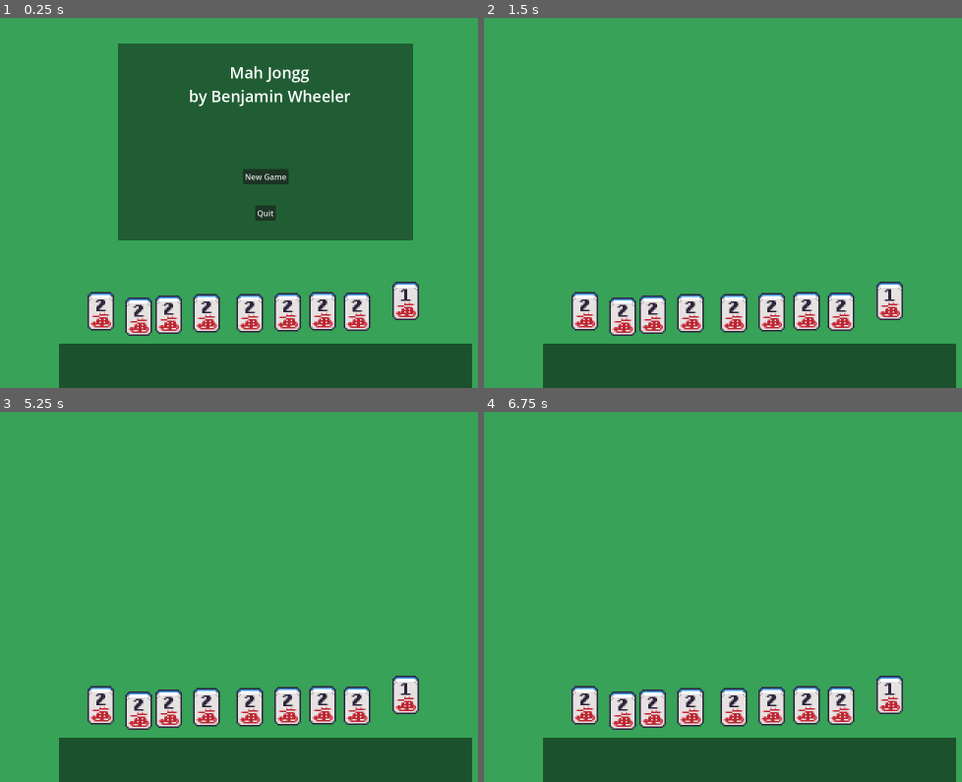
Above: before the commit, frames 1-4 (two rows, left to right).
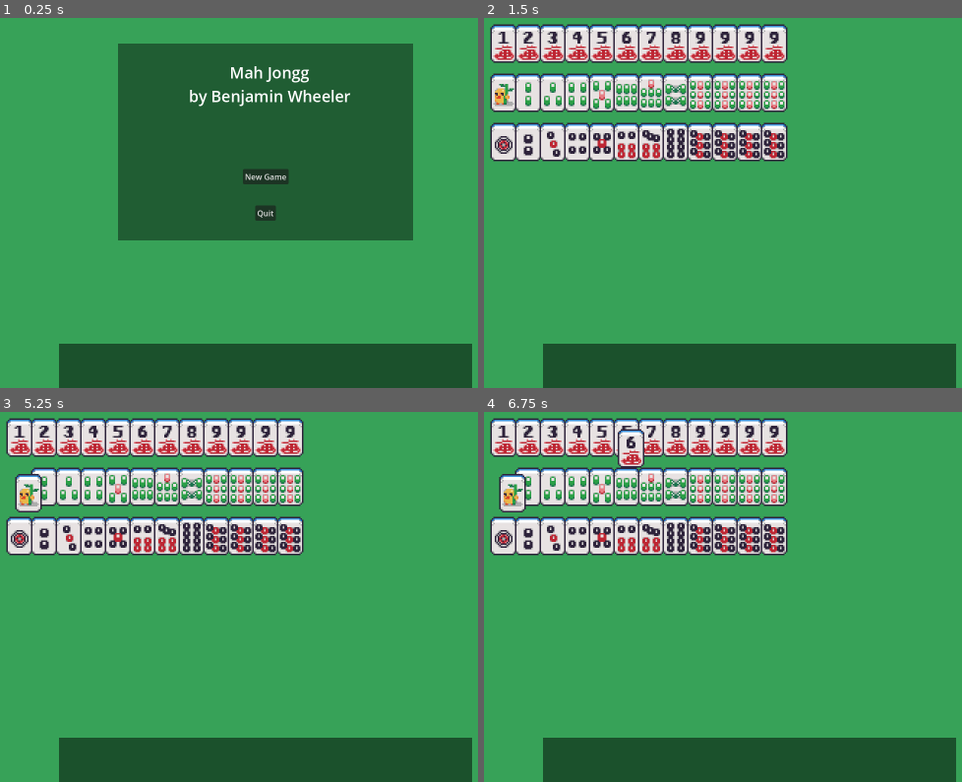
Above: after the commit, the same moments.

Repository: benjamin051000/Mahjongg
Game: Godot game, scene res://mahjongg.tscn
Two runs of this game, one before a commit and one after it. Both use one fixed random seed, a clock stepped at 60 frames per second and the inputs below.
Inputs (mouse positions are in pixels of both pictures, inside the frame that each line leads up to):
- Up to frame 1 (0.25 s): no input
- Up to frame 2 (1.5 s): click "New Game" at 0.5 s; tap Enter at 1.25 s; move the mouse to (923, 143) at 1.27 s; click (923, 143) at 1.35 s
- Up to frame 3 (5.25 s): tap Space at 2, 3.5, 5 s; move the mouse to (109, 582) at 2.02 s; click (109, 582) at 2.1 s; tap Enter at 2.75, 4.25 s; move the mouse to (344, 463) at 2.77 s; click (344, 463) at 2.85 s; move the mouse to (224, 648) at 3.52 s; click (224, 648) at 3.6 s; move the mouse to (outside the picture) at 4.27 s; click (outside the picture) at 4.35 s; move the mouse to (28, 493) at 5.02 s; click (28, 493) at 5.1 s
- Up to frame 4 (6.75 s): move the mouse to (789, 560) at 5.77 s; click (789, 560) at 5.85 s; move the mouse to (632, 449) at 6.52 s; click (632, 449) at 6.6 s

The runs differ from the first frame. In frame 1, 5.2% of the frame differs, in the area x 18-88%, y 71-86%; in frame 2, 24%, in the area x 1-88%, y 1-86%; in frame 3, 24%; in frame 4, 24%.

Commit message:
programatically instantiates tiles in arbitrary positions! TODO fix the god-awful suits array that is duplicated between files before it causes a bug that takes me all day to fix.

Diff:
--- a/mahjongg.gd
+++ b/mahjongg.gd
@@ -1,7 +1,16 @@
 extends Node
 
 func spawn_tiles():
-	pass
+	var tile_scene = preload("res://tile.tscn")
+	const suits = ["crak", "boo", "dot"]  # TODO BUG TERRIBLE! THIS IS NOT SHARED WITH ONE IN mahjongg.gd!!!
+	for suit in suits:
+		for value in 9:
+			for i in 4:  # Four of each tile
+				var tile = tile_scene.instantiate()
+				tile.suit = suit
+				tile.value = value
+				tile.position = Vector2(300 + 50 * (value + i), 200 + 100 * suits.find(suit))
+				add_child(tile)
 
 # Called when the node enters the scene tree for the first time.
 func _ready():
--- a/mahjongg.tscn
+++ b/mahjongg.tscn
@@ -1,7 +1,6 @@
-[gd_scene load_steps=5 format=3 uid="uid://n6kvqq1jqvt8"]
+[gd_scene load_steps=4 format=3 uid="uid://n6kvqq1jqvt8"]
 
 [ext_resource type="Script" path="res://mahjongg.gd" id="1_a3hdb"]
-[ext_resource type="PackedScene" uid="uid://cc1i1xvom5elb" path="res://tile.tscn" id="1_u8cfa"]
 [ext_resource type="PackedScene" uid="uid://c8vea6e7sskb5" path="res://hand.tscn" id="2_0raqi"]
 [ext_resource type="PackedScene" uid="uid://c0nbsm2vp3yub" path="res://titlescreen.tscn" id="4_bf3qt"]
 
@@ -22,48 +21,5 @@
 position = Vector2(800, 855)
 metadata/_edit_lock_ = true
 
-[node name="Tile" parent="." instance=ExtResource("1_u8cfa")]
-position = Vector2(1085, 723)
-frame = 27
-
-[node name="Tile2" parent="." instance=ExtResource("1_u8cfa")]
-position = Vector2(465, 744)
-
-[node name="Tile3" parent="." instance=ExtResource("1_u8cfa")]
-position = Vector2(465, 744)
-
-[node name="Tile4" parent="." instance=ExtResource("1_u8cfa")]
-position = Vector2(465, 744)
-
-[node name="Tile5" parent="." instance=ExtResource("1_u8cfa")]
-position = Vector2(465, 744)
-
-[node name="Tile6" parent="." instance=ExtResource("1_u8cfa")]
-position = Vector2(465, 744)
-
-[node name="Tile7" parent="." instance=ExtResource("1_u8cfa")]
-position = Vector2(465, 744)
-
-[node name="Tile8" parent="." instance=ExtResource("1_u8cfa")]
-position = Vector2(542, 755)
-
-[node name="Tile9" parent="." instance=ExtResource("1_u8cfa")]
-position = Vector2(603, 751)
-
-[node name="Tile10" parent="." instance=ExtResource("1_u8cfa")]
-position = Vector2(680, 748)
-
-[node name="Tile11" parent="." instance=ExtResource("1_u8cfa")]
-position = Vector2(768, 748)
-
-[node name="Tile12" parent="." instance=ExtResource("1_u8cfa")]
-position = Vector2(845, 746)
-
-[node name="Tile13" parent="." instance=ExtResource("1_u8cfa")]
-position = Vector2(916, 744)
-
-[node name="Tile14" parent="." instance=ExtResource("1_u8cfa")]
-position = Vector2(986, 745)
-
 [node name="TitleScreen" parent="." instance=ExtResource("4_bf3qt")]
 position = Vector2(800, 400)
--- a/tile.gd
+++ b/tile.gd
@@ -1,7 +1,12 @@
 extends Sprite2D
 
+# Tile properties
+var suit: String
+var value: int
+
+
+# Interaction and location parameters
 var selected = false
-
 var in_hand = false
 var rest_point: Vector2  # This is provided by a hand.
 #var rest_nodes = []
@@ -11,6 +16,11 @@
 	SignalBus.tile_added_to_hand.connect(_on_hand_collect_tile_into_hand)
 	SignalBus.tile_removed_from_hand.connect(_on_hand_remove_tile_from_hand)
 	SignalBus.hand_reorder_tiles.connect(_on_hand_reorder_tiles)
+
+	# Get the right value based on what was set before calling add_child()
+	const suits = ["crak", "boo", "dot"] # TODO BUG TERRIBLE! THIS IS NOT SHARED WITH ONE IN mahjongg.gd!!!
+	const first_suit_offset = 3
+	frame_coords = Vector2(value, first_suit_offset + suits.find(suit))
 
 #	rest_nodes = get_tree().get_nodes_in_group("zone")
 #	rest_point = rest_nodes[0].global_position  # Default resting position (may not be necessary)
@@ -24,7 +34,7 @@
 func _physics_process(delta):
 	if selected:
 		global_position = lerp(global_position, get_global_mouse_position(), 25 * delta)
-		rotation = lerp_angle(rotation, 0, 10 * delta)
+		#rotation = lerp_angle(rotation, 0, 10 * delta)
 #		look_at(get_global_mouse_position())
 	elif in_hand:
 		global_position = lerp(global_position, rest_point, 10 * delta)
